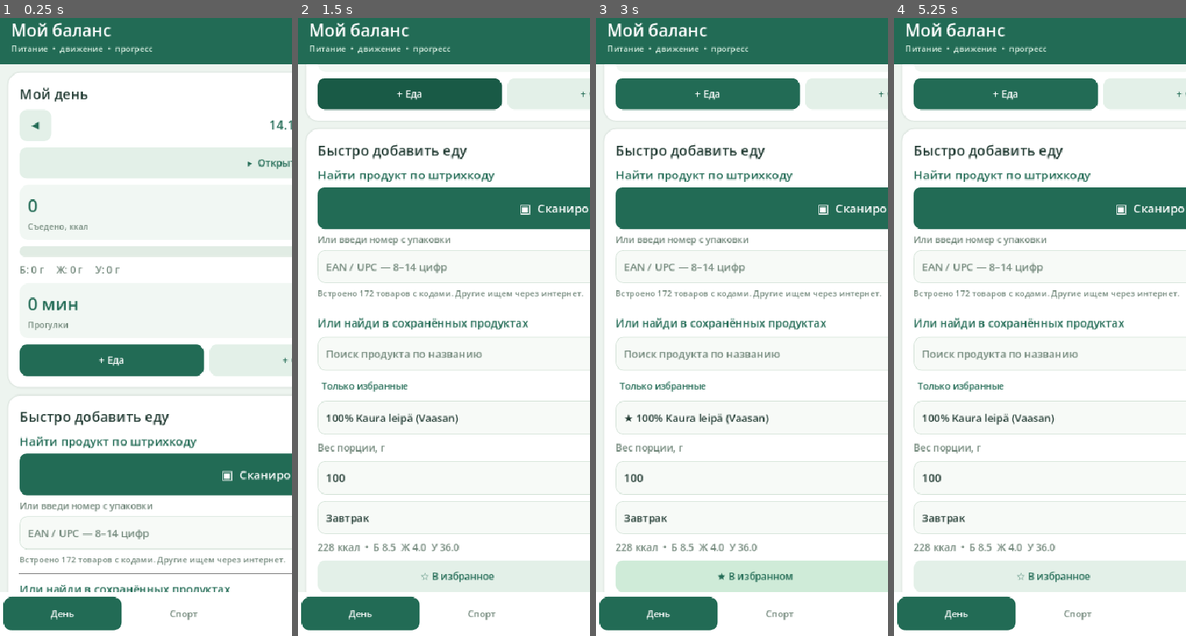
Above: before the commit, frames 1-4 (left to right).
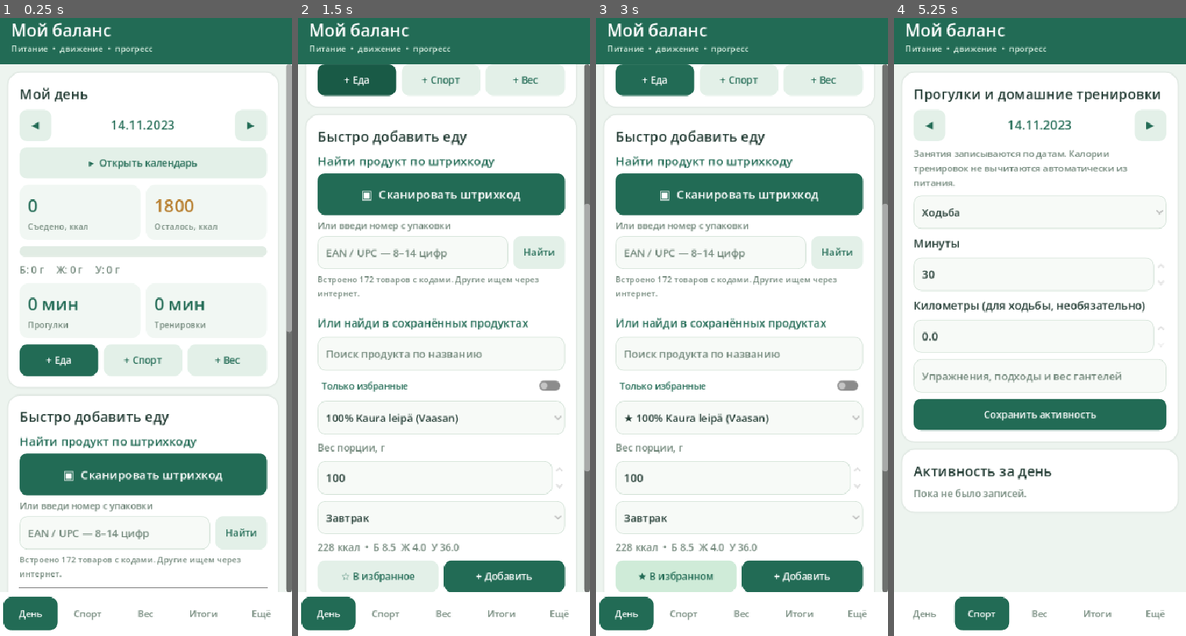
Above: after the commit, the same moments.

Repository: Domenklay/My_balance
Game: Godot game, scene res://main.tscn
Same seed, same stepped clock (60 frames per second), same inputs: the game is played once before the commit and once after it.
Inputs (mouse positions are in pixels of both pictures, inside the frame that each line leads up to):
- Up to frame 1 (0.25 s): no input
- Up to frame 2 (1.5 s): click "◀" at 0.5 s; click "+ Еда" at 1.25 s
- Up to frame 3 (3 s): click "+ Еда" at 2 s; click "☆ В избранное" at 2.75 s
- Up to frame 4 (5.25 s): click "★ В избранном" at 3.5 s; click (1037, 79) at 4.25 s, where only the run after the commit has a clickable "+ Спорт"; click (1150, 123) at 5 s, where only the run after the commit has a clickable "▶"

The runs differ from the first frame. In frame 1, 9.6% of the frame differs, in the area x 6-100%, y 7-100%; in frame 2, 20%; in frame 3, 20%; in frame 4, 26%, in the area x 1-100%, y 8-100%.

Commit message:
Fix mobile horizontal overflow caused by long OptionButton catalog entries

Diff:
--- a/godot/src/main.gd
+++ b/godot/src/main.gd
@@ -227,6 +227,9 @@
 
 func _choice(parent: Node, options: Array) -> OptionButton:
     var picker = OptionButton.new()
+    # Large food catalog entries must never dictate the width of the phone UI.
+    picker.fit_to_longest_item = false
+    picker.clip_text = true
     picker.custom_minimum_size = Vector2(105, 48)
     picker.size_flags_horizontal = Control.SIZE_EXPAND_FILL
     picker.add_theme_font_size_override("font_size", 15)
